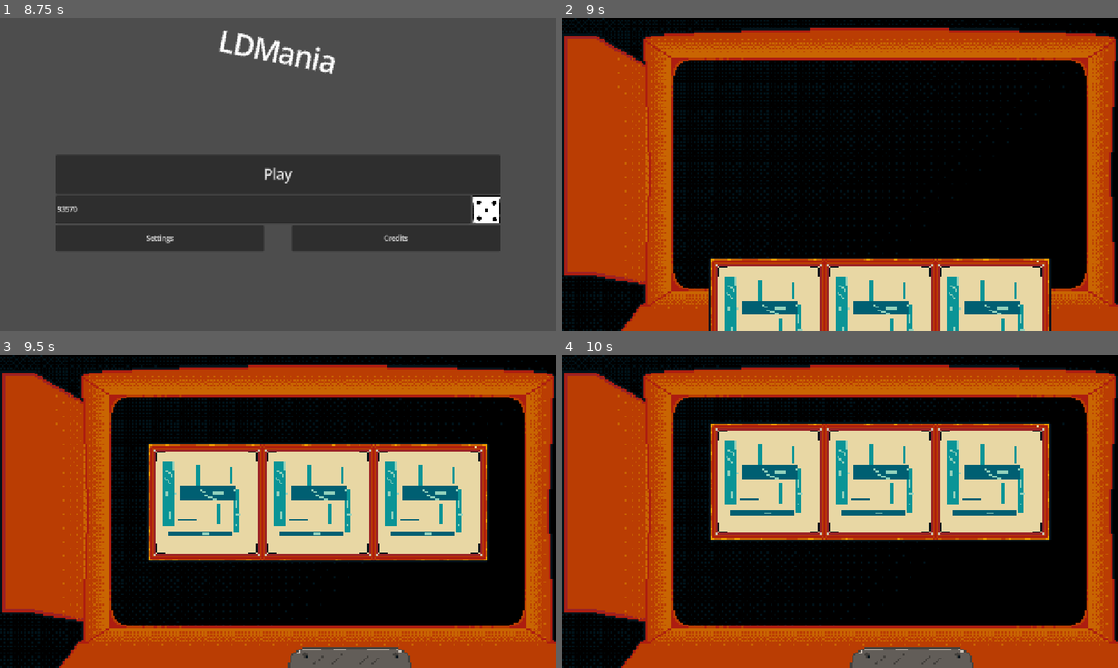
Above: before the commit, frames 1-4 (two rows, left to right).
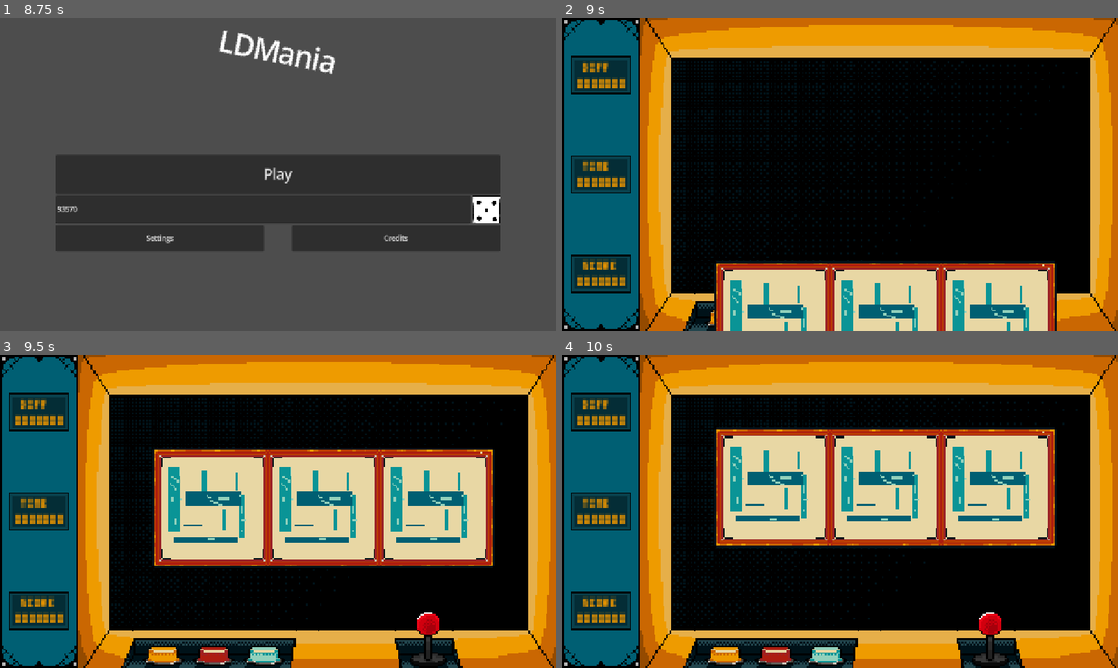
Above: after the commit, the same moments.

Repository: markkarrica/ldmania
Game: Godot game, scene res://intro/intro.tscn
Same seed, same stepped clock (60 frames per second), same inputs: the game is played once before the commit and once after it.
Inputs (mouse positions are in pixels of both pictures, inside the frame that each line leads up to):
- Up to frame 1 (8.75 s): move the mouse to (400, 158) at 0.52 s; hold E (interact) 0.53-1.25 s; click (400, 158) at 0.67 s; drag from (166, 190) to (250, 237) at 1.27 s; move the mouse to (333, 105) at 2.02 s; tap 2 at 2.1 s; click (333, 105) at 2.17 s; drag from (250, 237) to (111, 127) at 2.77 s; move the mouse to (444, 221) at 3.52 s; tap 4 at 3.6 s; click (444, 221) at 3.67 s; drag from (111, 127) to (194, 96) at 4.27 s; click (261, 208) at 5.02 s; type "Alex" at 5.1 s; click "Play" at 5.75 s; click "Play" at 6.5 s; click (489, 208) at 7.25 s; click (489, 208) at 8 s
- Up to frame 2 (9 s): click "Play" at 8.75 s
- Up to frame 3 (9.5 s): no input
- Up to frame 4 (10 s): move the mouse to (867, 511) at 9.52 s; tap 6 at 9.6 s; click (867, 511) at 9.67 s

Frame 1 is identical in both runs. In frame 2, 44% of the frame differs, in the area x 0-100%, y 0-100%; in frame 3, 60%; in frame 4, 60%.

Commit message:
added lables, theme, reworks

Diff:
--- a/core/main/main_scene.gd
+++ b/core/main/main_scene.gd
@@ -1,4 +1,4 @@
-extends Control
+extends Node2D
 
 @export var minigames: Array[PackedScene]
 @onready var slot_machine = $SlotMachine
@@ -20,7 +20,7 @@
 
 func _animate_slot_in():
 	var slot_tween = create_tween()
-	slot_tween.tween_property(slot_machine, "position:y", 207, 1.8).set_trans(Tween.TRANS_BACK).set_ease(Tween.EASE_OUT)
+	slot_tween.tween_property(slot_machine, "position:y", 55, 1.8).set_trans(Tween.TRANS_BACK).set_ease(Tween.EASE_OUT)
 
 	await slot_tween.finished
 
@@ -28,7 +28,7 @@
 
 func _animate_slot_out():
 	var slot_tween = create_tween()
-	slot_tween.tween_property(slot_machine, "position:y", 1000, 1.8).set_trans(Tween.TRANS_BACK).set_ease(Tween.EASE_OUT)
+	slot_tween.tween_property(slot_machine, "position:y", 200, 1.8).set_trans(Tween.TRANS_BACK).set_ease(Tween.EASE_OUT)
 
 	await slot_tween.finished
 
@@ -47,10 +47,8 @@
 	current_minigame.on_minigame_end.connect(_on_minigame_end)
 	add_child(current_minigame)
 	move_child(current_minigame, 1)
-	current_minigame.position.x = 254
-	current_minigame.position.y = 94
-	current_minigame.scale.x = 4
-	current_minigame.scale.y = 4
+	current_minigame.position.x = 64
+	current_minigame.position.y = 24
 
 
 func _on_minigame_end(is_success: bool, bonus_time_gained: int):
--- a/core/main/main_scene.tscn
+++ b/core/main/main_scene.tscn
@@ -5,35 +5,94 @@
 [ext_resource type="Texture2D" uid="uid://c4boo85x0edru" path="res://core/main/assets/border.png" id="4_mh84v"]
 [ext_resource type="PackedScene" uid="uid://dqs1rqgedc1je" path="res://minigames/moving_bar/moving_bar.tscn" id="4_rvjp5"]
 [ext_resource type="PackedScene" uid="uid://b3uyqaxqt1uk5" path="res://core/slot/slot-machine.tscn" id="5_rvjp5"]
+[ext_resource type="Texture2D" uid="uid://cb6x7mpb7bmm7" path="res://core/main/assets/button-yellow.png" id="5_sd7qy"]
+[ext_resource type="Texture2D" uid="uid://dhddybld0k5tc" path="res://core/main/assets/button-red.png" id="6_852q7"]
+[ext_resource type="Texture2D" uid="uid://b1d431ir55y5w" path="res://core/main/assets/button-blue.png" id="7_dhm5a"]
+[ext_resource type="Theme" uid="uid://c7uhhv28mfwfr" path="res://ui/themes/in-game-theme.tres" id="8_852q7"]
+[ext_resource type="FontFile" uid="uid://ypgxwmxsx5mq" path="res://assets/fonts/LDMania3x5.ttf" id="8_na1uf"]
 
-[node name="MainScene" type="Control" unique_id=703159878]
-layout_mode = 3
-anchors_preset = 15
-anchor_right = 1.0
-anchor_bottom = 1.0
-grow_horizontal = 2
-grow_vertical = 2
+[node name="MainScene" type="Node2D" unique_id=1888842053]
+scale = Vector2(4, 4)
 script = ExtResource("1_nec1f")
 minigames = Array[PackedScene]([ExtResource("4_rvjp5")])
 
-[node name="Background" type="TextureRect" parent="." unique_id=1636360684]
-layout_mode = 1
-anchors_preset = 15
-anchor_right = 1.0
-anchor_bottom = 1.0
-grow_horizontal = 2
-grow_vertical = 2
+[node name="Background" type="Sprite2D" parent="." unique_id=1579229802]
 texture = ExtResource("3_lykkd")
+centered = false
 
-[node name="Cabinet" type="TextureRect" parent="." unique_id=2110396089]
-layout_mode = 1
-anchors_preset = 15
-anchor_right = 1.0
-anchor_bottom = 1.0
-grow_horizontal = 2
-grow_vertical = 2
-mouse_filter = 2
+[node name="Cabinet" type="Sprite2D" parent="." unique_id=2006243502]
 texture = ExtResource("4_mh84v")
+centered = false
+
+[node name="ButtonYellow" type="Sprite2D" parent="Cabinet" unique_id=386704085]
+position = Vector2(82, 167)
+texture = ExtResource("5_sd7qy")
+centered = false
+
+[node name="ButtonRed" type="Sprite2D" parent="Cabinet" unique_id=1102942699]
+position = Vector2(111, 167)
+texture = ExtResource("6_852q7")
+centered = false
+
+[node name="ButtonBlue" type="Sprite2D" parent="Cabinet" unique_id=257257603]
+position = Vector2(140, 167)
+texture = ExtResource("7_dhm5a")
+centered = false
+
+[node name="ScoreLabel2" type="Label" parent="Cabinet" unique_id=1423621592]
+offset_left = 12.25
+offset_top = 133.75
+offset_right = 43.25
+offset_bottom = 156.75
+theme = ExtResource("8_852q7")
+theme_override_fonts/font = ExtResource("8_na1uf")
+text = "SCORE"
+
+[node name="ScoreLabelNumber" type="Label" parent="Cabinet/ScoreLabel2" unique_id=1153807500]
+layout_mode = 0
+offset_left = -3.25
+offset_top = 9.25
+offset_right = 27.75
+offset_bottom = 32.25
+theme_override_fonts/font = ExtResource("8_na1uf")
+text = "0000000"
+
+[node name="TimeLabel" type="Label" parent="Cabinet" unique_id=1175314794]
+offset_left = 12.25
+offset_top = 77.0
+offset_right = 43.25
+offset_bottom = 100.0
+theme = ExtResource("8_852q7")
+theme_override_fonts/font = ExtResource("8_na1uf")
+text = "TIME"
+
+[node name="TimeLabelNumber" type="Label" parent="Cabinet/TimeLabel" unique_id=1941498661]
+layout_mode = 0
+offset_left = -3.25
+offset_top = 9.25
+offset_right = 27.75
+offset_bottom = 32.25
+theme_override_fonts/font = ExtResource("8_na1uf")
+text = "0000000"
+
+[node name="DiffLabel" type="Label" parent="Cabinet" unique_id=1168077771]
+offset_left = 12.25
+offset_top = 19.5
+offset_right = 43.25
+offset_bottom = 42.5
+theme = ExtResource("8_852q7")
+theme_override_fonts/font = ExtResource("8_na1uf")
+text = "DIFF"
+
+[node name="DiffLabelNumber" type="Label" parent="Cabinet/DiffLabel" unique_id=217296225]
+layout_mode = 0
+offset_left = -3.0
+offset_top = 9.25
+offset_right = 28.0
+offset_bottom = 32.25
+theme_override_fonts/font = ExtResource("8_na1uf")
+text = "0000000"
 
 [node name="SlotMachine" parent="." unique_id=1970859362 instance=ExtResource("5_rvjp5")]
-position = Vector2(338, 795)
+position = Vector2(87.75, 200)
+scale = Vector2(1, 1)
--- a/minigames/moving_bar/moving_bar.tscn
+++ b/minigames/moving_bar/moving_bar.tscn
@@ -12,7 +12,6 @@
 size = Vector2(7, 40)
 
 [node name="MovingBar" type="Node2D" unique_id=1349646125]
-scale = Vector2(4, 4)
 script = ExtResource("1_fywjp")
 
 [node name="ReferenceRect" type="ReferenceRect" parent="." unique_id=1764908548]
--- /dev/null
+++ b/ui/themes/in-game-theme.tres
@@ -0,0 +1,7 @@
+[gd_resource type="Theme" format=3 uid="uid://c7uhhv28mfwfr"]
+
+[ext_resource type="FontFile" uid="uid://ypgxwmxsx5mq" path="res://assets/fonts/LDMania3x5.ttf" id="1_qku4b"]
+
+[resource]
+default_font = ExtResource("1_qku4b")
+Label/colors/font_color = Color(0.92, 0.5826667, 0, 1)
Binary file changed: core/main/assets/border.png
Not shown, added: export_presets.cfg
Not shown, changed: .gitignore
